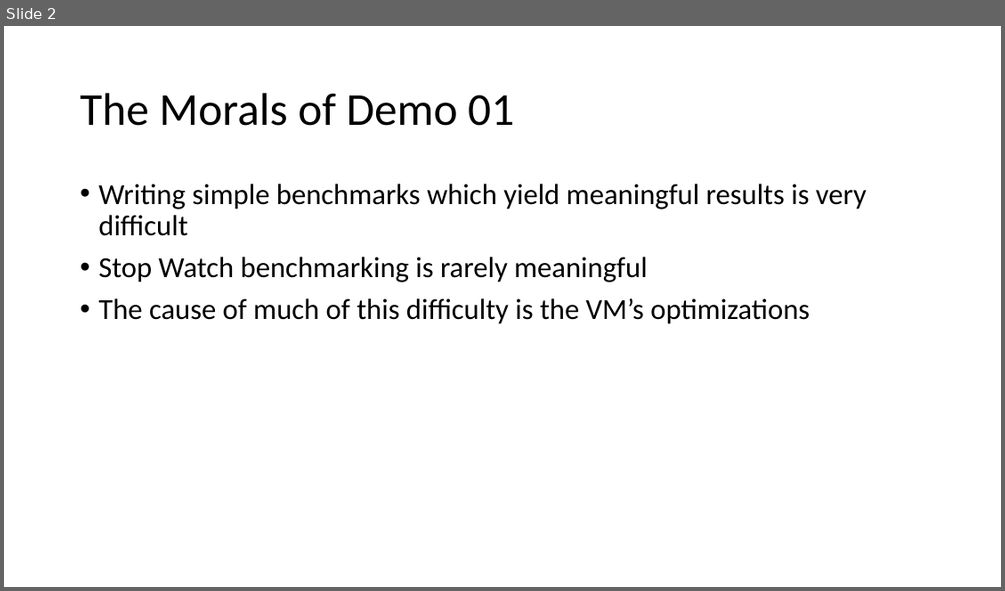
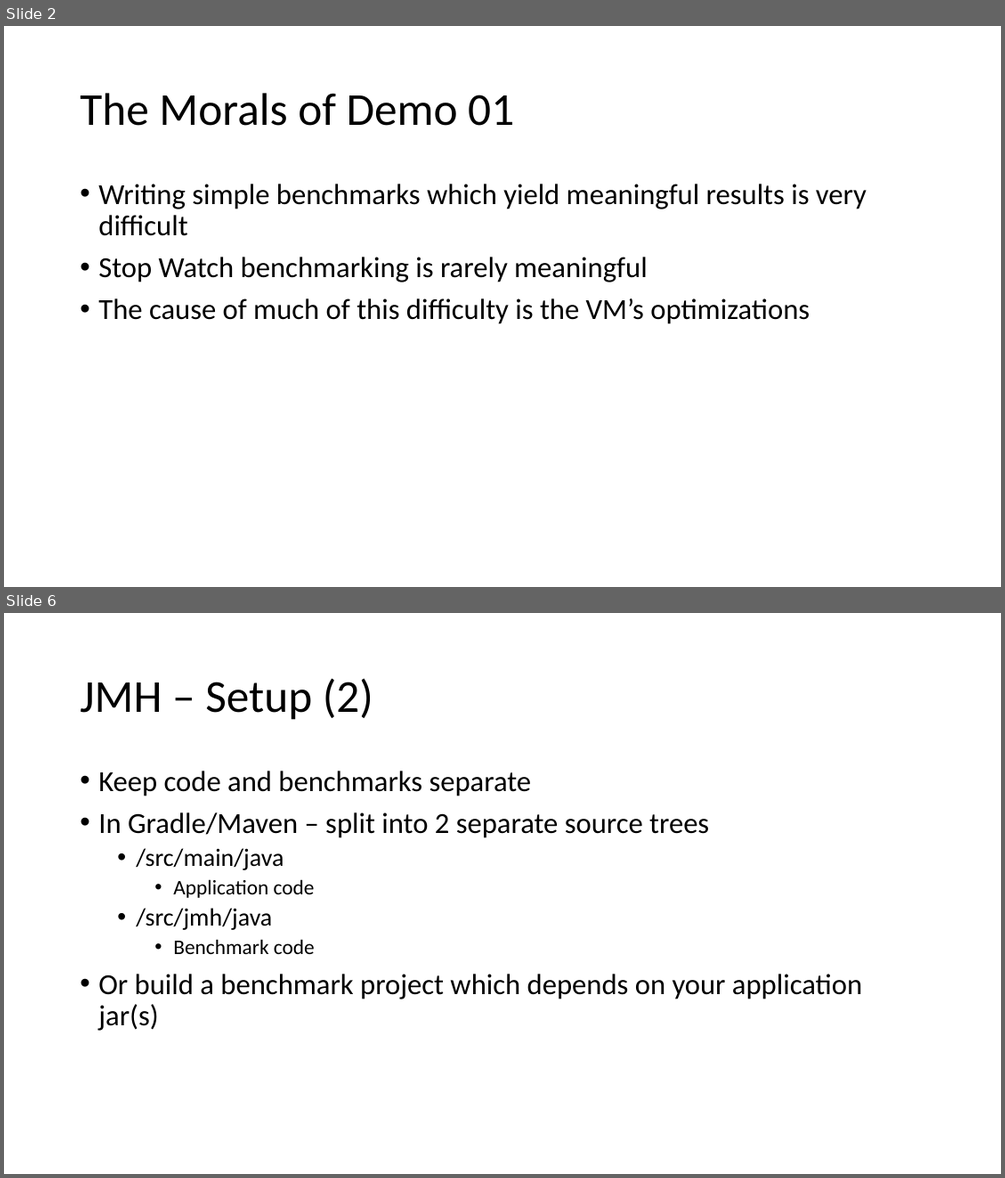
Before and after one commit to tresat/JMH-Presentation, a slide deck: doc/slides.pptx. Shown one above the other, each under a label of ours: slide 2 before the commit, slides 2 and 6 after it; the slides between them are not shown. The pictures are 1005x591 and 1005x1178 pixels, drawn with LibreOffice and Linux fonts; fonts in the diff are those of the drawing. Boxes give left, top, right and bottom in pixels: in the first picture for what was removed or moved away, otherwise in the second. Text is boxed around its words. In the diff, an @@ line names an element or a change of style, - is before the commit and + after.

Commit message:
Work on slides, making the JMH-Runner independent of the main presentation project.

```diff
--- a/doc/slides.pptx
+++ b/doc/slides.pptx
@@ slide 6 added at bbox=[4, 613, 1001, 1174], background #FFFFFF @@
@@ title added at bbox=[80, 678, 373, 720], 44 pt, text #000000 @@
+JMH – Setup (2)
@@ text added at bbox=[98, 771, 862, 1030], 28 pt, text #000000 @@
+• Keep code and benchmarks separate
+• In Gradle/Maven – split into 2 separate source trees
+  • /src/main/java
+    • Application code
+  • /src/jmh/java
+    • Benchmark code
+• Or build a benchmark project which depends on your application jar(s)
```
Also in this commit, not shown: 4 slides changed, 4 other slides added, 9 other files.
